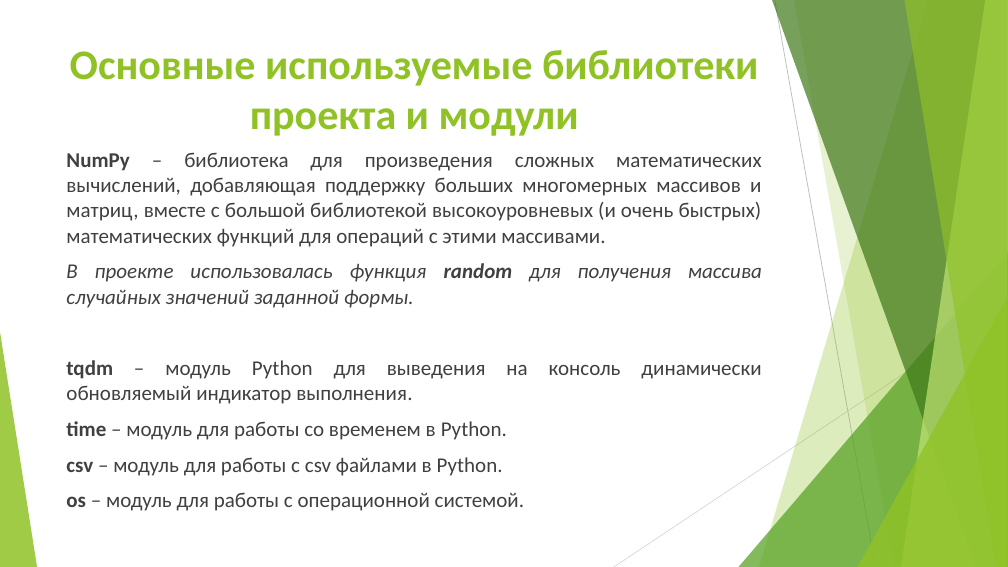
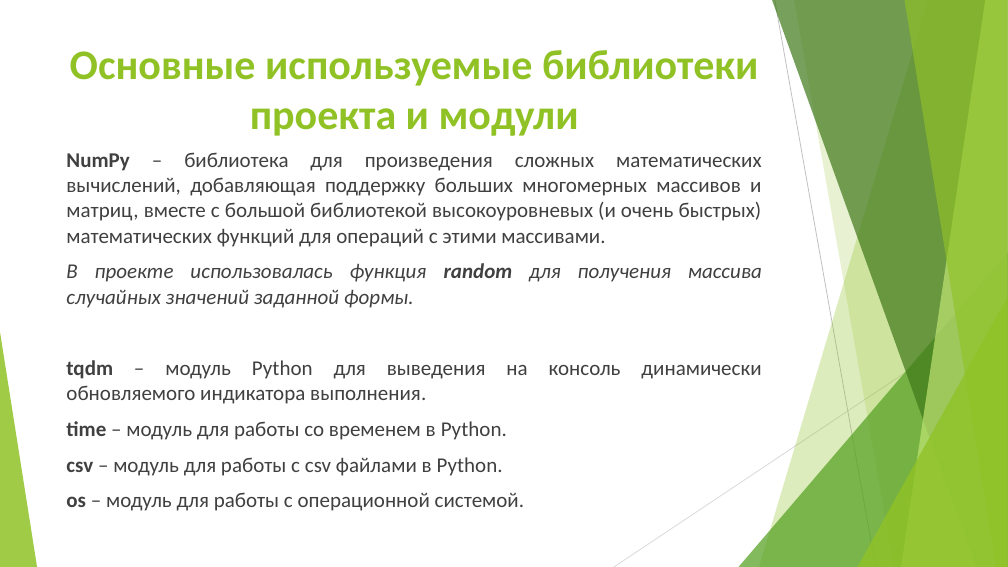
Before and after one commit to Grevetail/Python, a slide deck: slide 7 of scraping_parsing project/web scraping_parsing.pptx. Drawn at 1008x567 pixels with LibreOffice and Linux fonts; fonts in the diff are those of the drawing. Boxes give left, top, right and bottom in pixels: in the first picture for what was removed or moved away, otherwise in the second. Text is boxed around its words. In the diff, an @@ line names an element or a change of style, - is before the commit and + after.

```diff
--- a/scraping_parsing project/web scraping_parsing.pptx
+++ b/scraping_parsing project/web scraping_parsing.pptx
@@ text at [66,360,761,404]: text changed @@
-tqdm – модуль Python для выведения на консоль динамически обновляемый индикатор выполнения.
+tqdm – модуль Python для выведения на консоль динамически обновляемого индикатора выполнения.
```
Also in this commit, not shown: 1 other slide changed, 4 other files.
